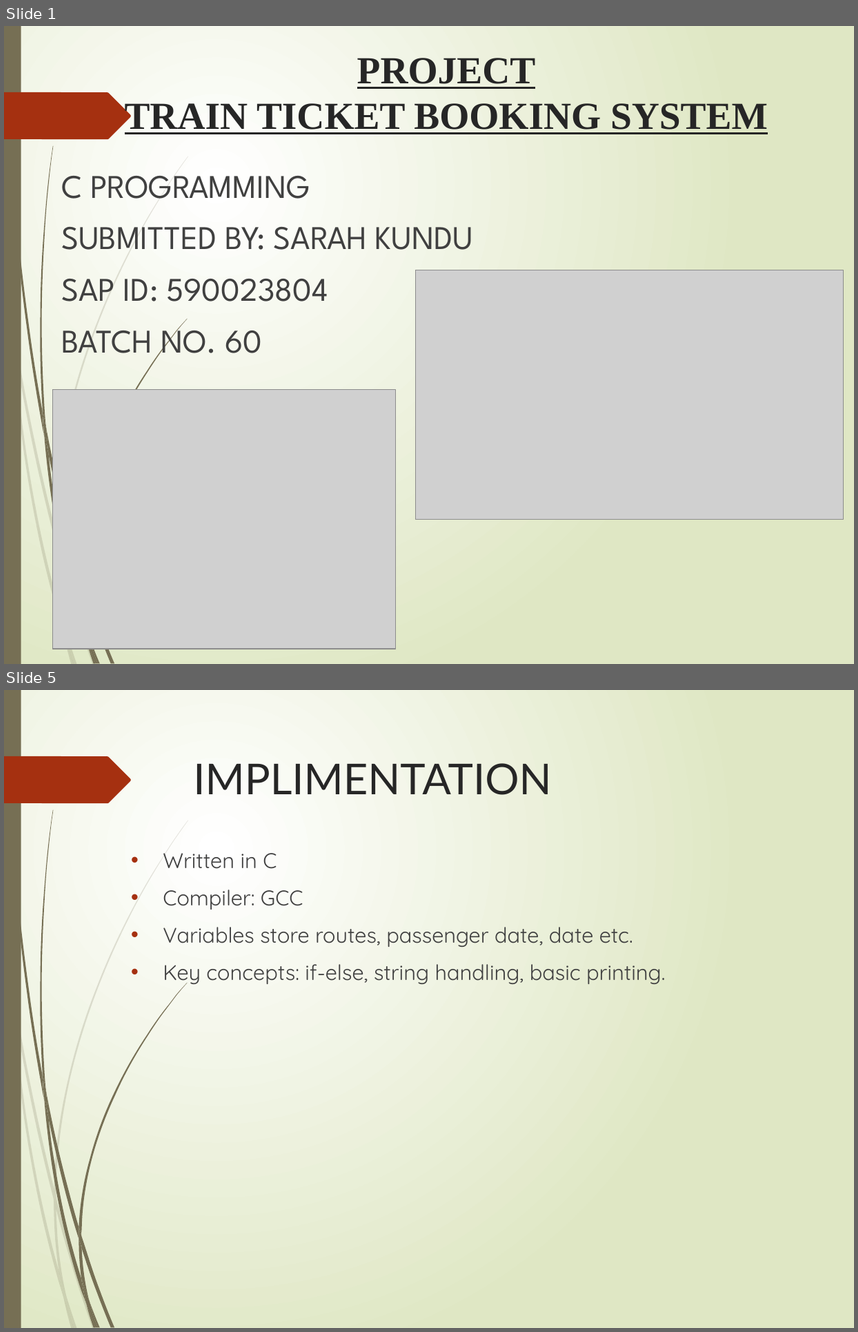
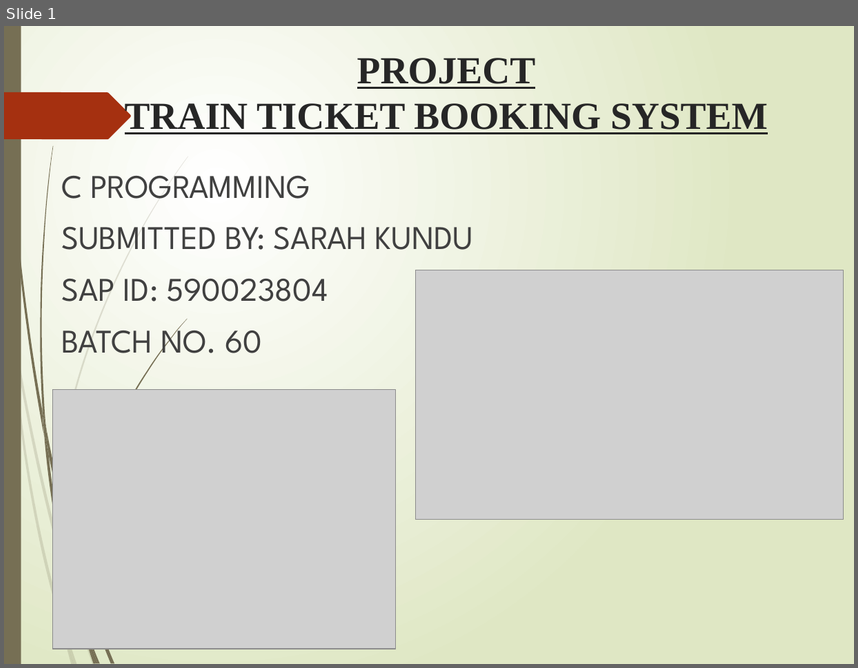
Before and after one commit to Sarah-kundu/Project-, a slide deck: Project/Project_Presentation_Sarah_Kundu.pptx. Shown one above the other, each under a label of ours: slides 1 and 5 before the commit, slide 1 after it; the slides between them are not shown. The pictures are 858x1332 and 858x668 pixels, drawn with LibreOffice and Linux fonts; fonts in the diff are those of the drawing; grey boxes stand for pictures. Boxes give left, top, right and bottom in pixels: in the first picture for what was removed or moved away, otherwise in the second. Text is boxed around its words. In the diff, an @@ line names an element or a change of style, - is before the commit and + after.

```diff
--- a/Project/Project_Presentation_Sarah_Kundu.pptx
+++ b/Project/Project_Presentation_Sarah_Kundu.pptx
@@ slide 5 removed at (x1=4, y1=690, x2=854, y2=1328), background gradient #FFFFFF to #DFE8C4; not listed: 22 template elements that a slide beside it also shows @@
@@ title removed at (x1=193, y1=763, x2=551, y2=795) @@
-IMPLIMENTATION
@@ text removed at (x1=163, y1=853, x2=665, y2=986) @@
-• Written in C
-• Compiler: GCC
-• Variables store routes, passenger date, date etc.
-• Key concepts: if-else, string handling, basic printing.
@@ freeform shape removed at (x1=79, y1=1226, x2=81, y2=1248) @@
@@ freeform shape removed at (x1=79, y1=1239, x2=89, y2=1301) @@
```
Also in this commit, not shown: 4 slides changed, 4 slides added, 1 other slide removed.
